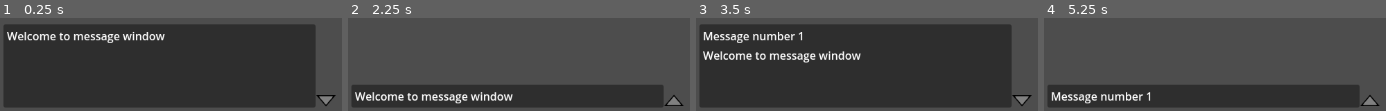
Above: before the commit, frames 1-4 (left to right).
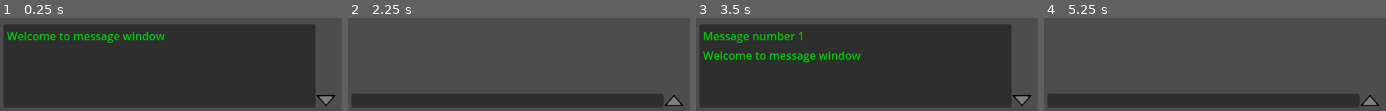
Above: after the commit, the same moments.

Repository: chris-hjelmfelt/godot-message-window
Game: Godot game, scene res://main.tscn
Same seed, same stepped clock (60 frames per second), same inputs: the game is played once before the commit and once after it.
Inputs (mouse positions are in pixels of both pictures, inside the frame that each line leads up to):
- Up to frame 1 (0.25 s): no input
- Up to frame 2 (2.25 s): click (672, 100) at 0.5 s; click (672, 100) at 1.25 s; click (672, 100) at 2 s
- Up to frame 3 (3.5 s): tap Enter at 2.75 s
- Up to frame 4 (5.25 s): tap Space at 3.5, 5 s; tap Enter at 4.25 s

The runs differ from the first frame. In frame 1, 2.5% of the frame differs, in the area x 2-49%, y 15-27%; in frame 2, 10%, in the area x 1-93%, y 72-93%; in frame 3, 4.1%; in frame 4, 9.4%.

Commit message:
text colors change with time

Diff:
--- a/main.tscn
+++ b/main.tscn
@@ -1,10 +1,8 @@
-[gd_scene load_steps=5 format=3 uid="uid://e5hwh24nk1a2"]
+[gd_scene load_steps=4 format=3 uid="uid://e5hwh24nk1a2"]
 
 [ext_resource type="Script" path="res://scripts/main.gd" id="1_f5vh7"]
 [ext_resource type="Script" path="res://scripts/message_window.gd" id="2_aeahu"]
 [ext_resource type="Texture2D" uid="uid://b7s8pa6ri67gs" path="res://Triangle.png" id="3_f7bcd"]
-
-[sub_resource type="SystemFont" id="SystemFont_avdbg"]
 
 [node name="Main" type="Node2D"]
 script = ExtResource("1_f5vh7")
@@ -66,11 +64,6 @@
 theme_override_constants/margin_right = 5
 theme_override_constants/margin_bottom = 5
 
-[node name="Label" type="Label" parent="UI/Message Window/MarginContainer/ThinPanel/MarginContainer"]
-layout_mode = 2
-theme_override_fonts/font = SubResource("SystemFont_avdbg")
-theme_override_font_sizes/font_size = 16
-
 [node name="ButtonContainer" type="MarginContainer" parent="UI/Message Window"]
 custom_minimum_size = Vector2(490, 0)
 layout_mode = 1
--- /dev/null
+++ b/message_line.tscn
@@ -0,0 +1,23 @@
+[gd_scene load_steps=3 format=3 uid="uid://b2ebar486qsm3"]
+
+[ext_resource type="Script" path="res://scripts/message_line.gd" id="1_ws0qj"]
+
+[sub_resource type="SystemFont" id="SystemFont_avdbg"]
+subpixel_positioning = 0
+
+[node name="Label" type="Label"]
+theme_override_colors/font_color = Color(0, 0.999, 0, 1)
+theme_override_fonts/font = SubResource("SystemFont_avdbg")
+theme_override_font_sizes/font_size = 16
+script = ExtResource("1_ws0qj")
+
+[node name="Timer1" type="Timer" parent="."]
+wait_time = 5.0
+one_shot = true
+
+[node name="Timer2" type="Timer" parent="."]
+wait_time = 55.0
+one_shot = true
+
+[connection signal="timeout" from="Timer1" to="." method="_on_timer_timeout"]
+[connection signal="timeout" from="Timer2" to="." method="_on_timer_2_timeout"]
--- /dev/null
+++ b/scripts/message_line.gd
@@ -0,0 +1,15 @@
+extends Label
+
+
+func _ready():
+	$".".add_theme_color_override("font_color", Color(0.0, 0.8, 0.0))
+	$Timer1.start()
+
+
+func _on_timer_timeout() -> void:
+	$".".add_theme_color_override("font_color", Color(1.0,1.0,0.0))
+	$Timer2.start()
+
+
+func _on_timer_2_timeout() -> void:
+	$".".add_theme_color_override("font_color", Color(1.0,1.0,1.0))
--- a/scripts/message_window.gd
+++ b/scripts/message_window.gd
@@ -5,6 +5,7 @@
 @onready var widebox: VBoxContainer = $MarginContainer/WidePanel/MarginContainer/ScrollContainer/VBoxContainer
 @onready var thinlabel: Label = $MarginContainer/ThinPanel/MarginContainer/Label
 @onready var button: TextureButton = $ButtonContainer/TextureButton
+var message_line = preload("res://message_line.tscn")
 
 
 func _ready() -> void:
@@ -14,11 +15,11 @@
 
 
 func display(message: String):
-	var newline = Label.new()
+	var newline = message_line.instantiate()
 	newline.text = message
 	widebox.add_child(newline)
 	widebox.move_child(newline, 0)
-	thinlabel.text = message  # copy new message to the thin panel
+	#thinlabel.text = message  # copy new message to the thin panel
 
 
 func _on_texture_button_pressed() -> void:
